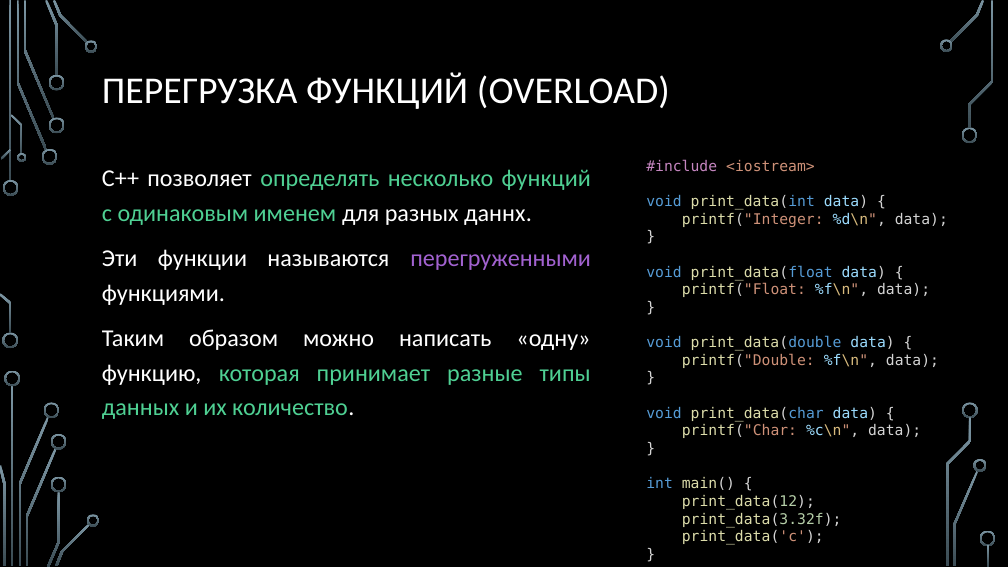
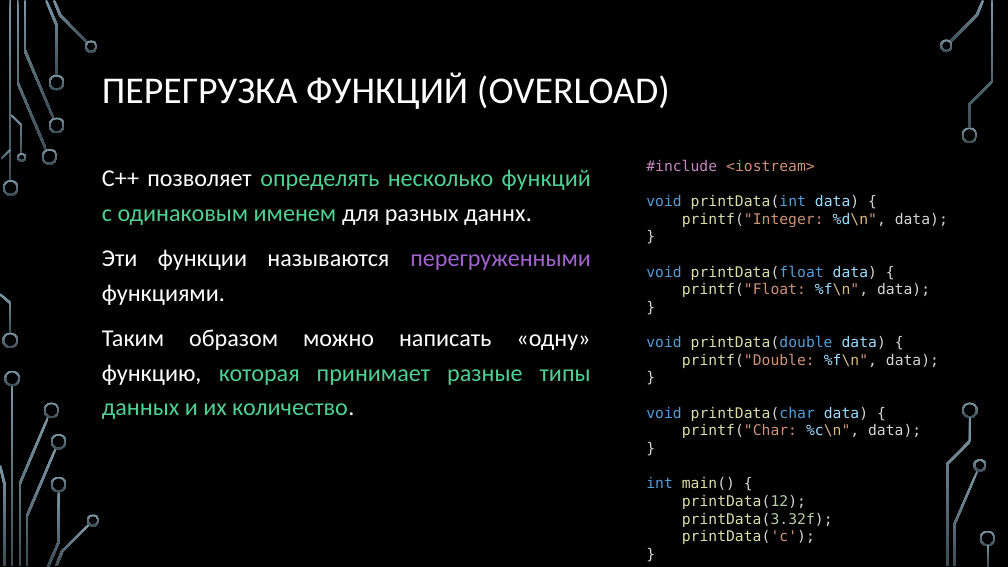
Before and after one commit to Denis-Source/algorithmic-computation, a slide deck: slide 9 of 10. Функции/10. Функции.pptx. Drawn at 1008x567 pixels with LibreOffice and Linux fonts; fonts in the diff are those of the drawing; background and template pictures are left out. Boxes give left, top, right and bottom in pixels: in the first picture for what was removed or moved away, otherwise in the second. Text is boxed around its words. In the diff, an @@ line names an element or a change of style, - is before the commit and + after.

```diff
--- a/10. Функции/10. Функции.pptx
+++ b/10. Функции/10. Функции.pptx
@@ text at [646,194,859,209]: text changed @@
-void print_data(int data) {
+void printData(int data) {
@@ text at [646,265,877,280]: text changed; text colour #DCDCAA to #569CD6 @@
-void print_data(float data) {
+void printData(float data) {
@@ text at [646,335,886,350]: text changed @@
-void print_data(double data) {
+void printData(double data) {
@@ text at [646,406,868,421]: text changed @@
-void print_data(char data) {
+void printData(char data) {
@@ text at [682,495,833,544]: text changed @@
-print_data(12);
-print_data(3.32f);
-print_data('c');
+printData(12);
+printData(3.32f);
+printData('c');
```
Also in this commit, not shown: 4 other slides changed, 6 other files.
